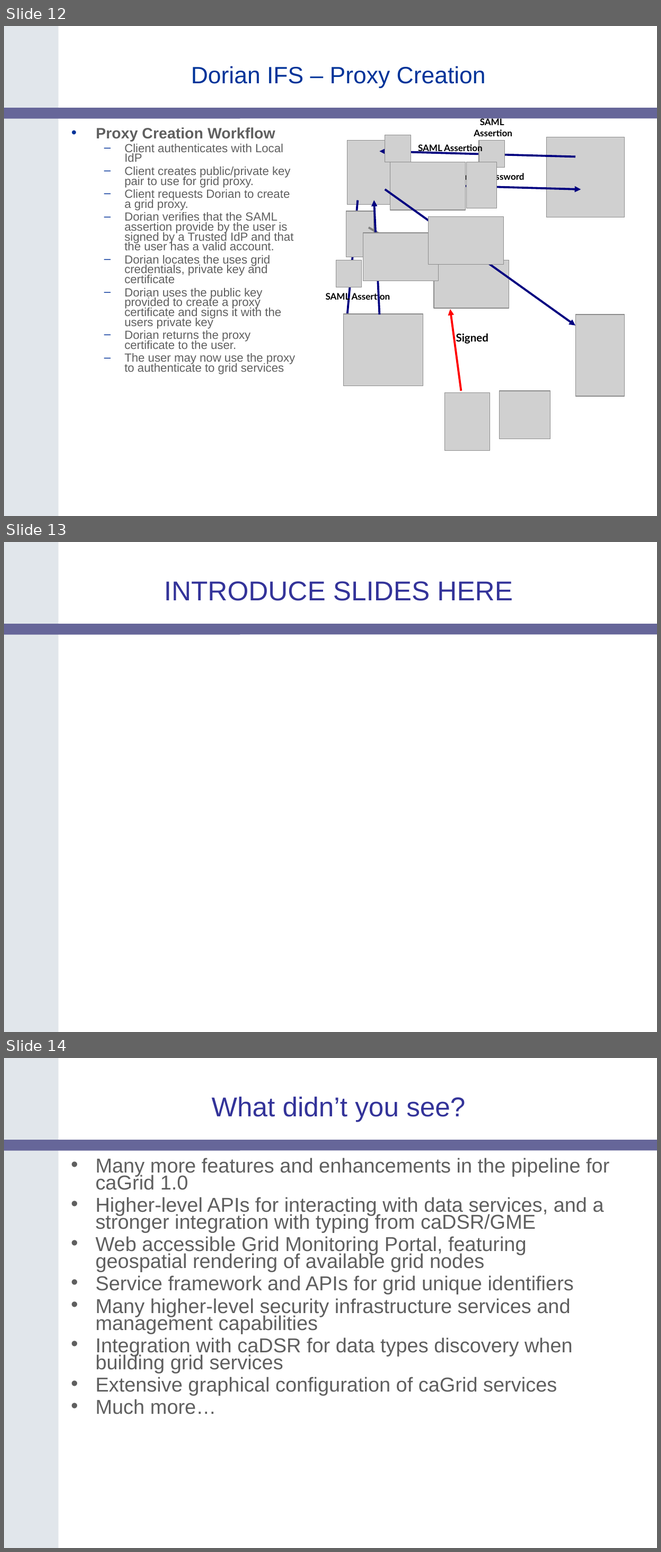
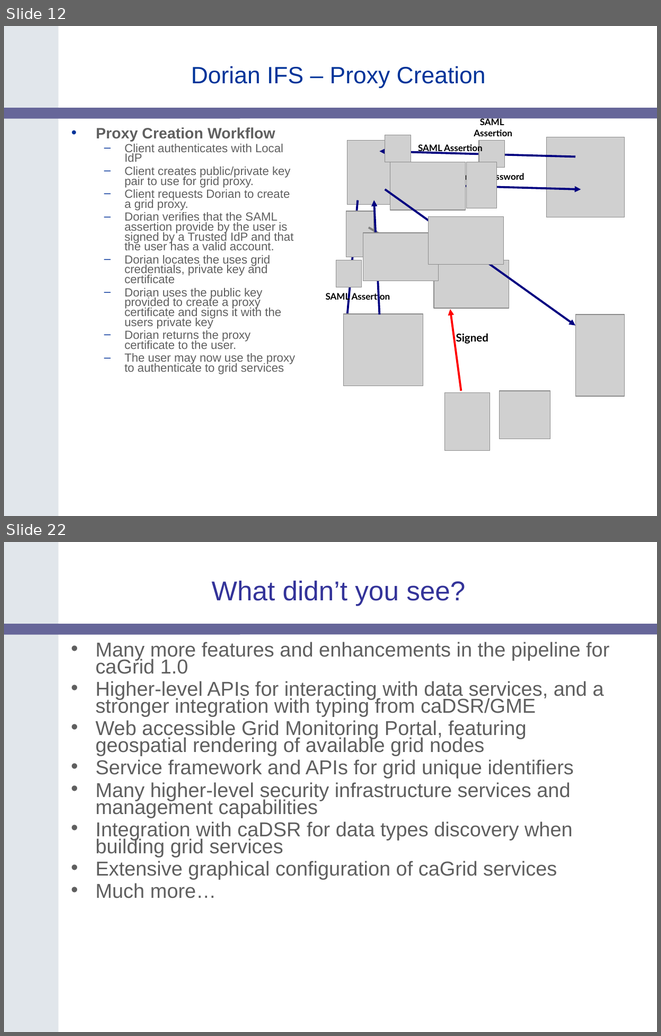
Before and after one commit to NCIP/cagrid-portal, a slide deck: cagrid-1-0/Documentation/presentations/200604_AnnualMeeting/caGrid-1.0-Demo.ppt. Shown one above the other, each under a label of ours: slides 12, 13 and 14 before the commit, slides 12 and 22 after it; the slides between them are not shown. The pictures are 661x1552 and 661x1036 pixels, drawn with LibreOffice and Linux fonts; fonts in the diff are those of the drawing; grey boxes stand for pictures; background and template pictures are left out. Boxes give left, top, right and bottom in pixels: in the first picture for what was removed or moved away, otherwise in the second. Text is boxed around its words. In the diff, an @@ line names an element or a change of style, - is before the commit and + after.

```diff
--- a/cagrid-1-0/Documentation/presentations/200604_AnnualMeeting/caGrid-1.0-Demo.ppt
+++ b/cagrid-1-0/Documentation/presentations/200604_AnnualMeeting/caGrid-1.0-Demo.ppt
@@ slide 13 removed at (4,542,657,1032), background #FFFFFF; not listed: 2 template elements that a slide beside it also shows @@
@@ title removed at (164,581,512,601) @@
-INTRODUCE SLIDES HERE
@@ what was slide 14 is now slide 22 @@
```
Also in this commit, not shown: 9 slides added.
